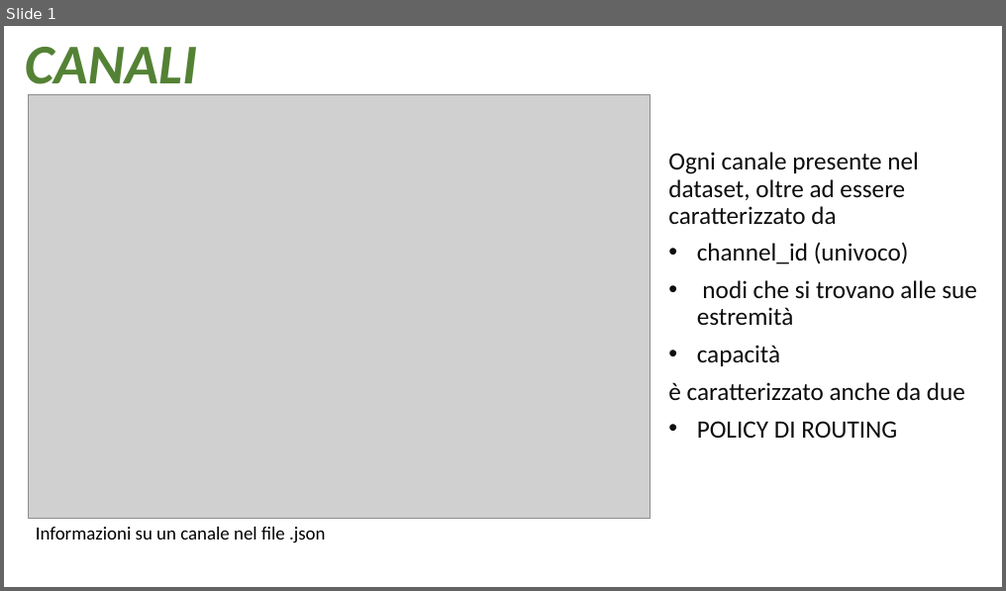
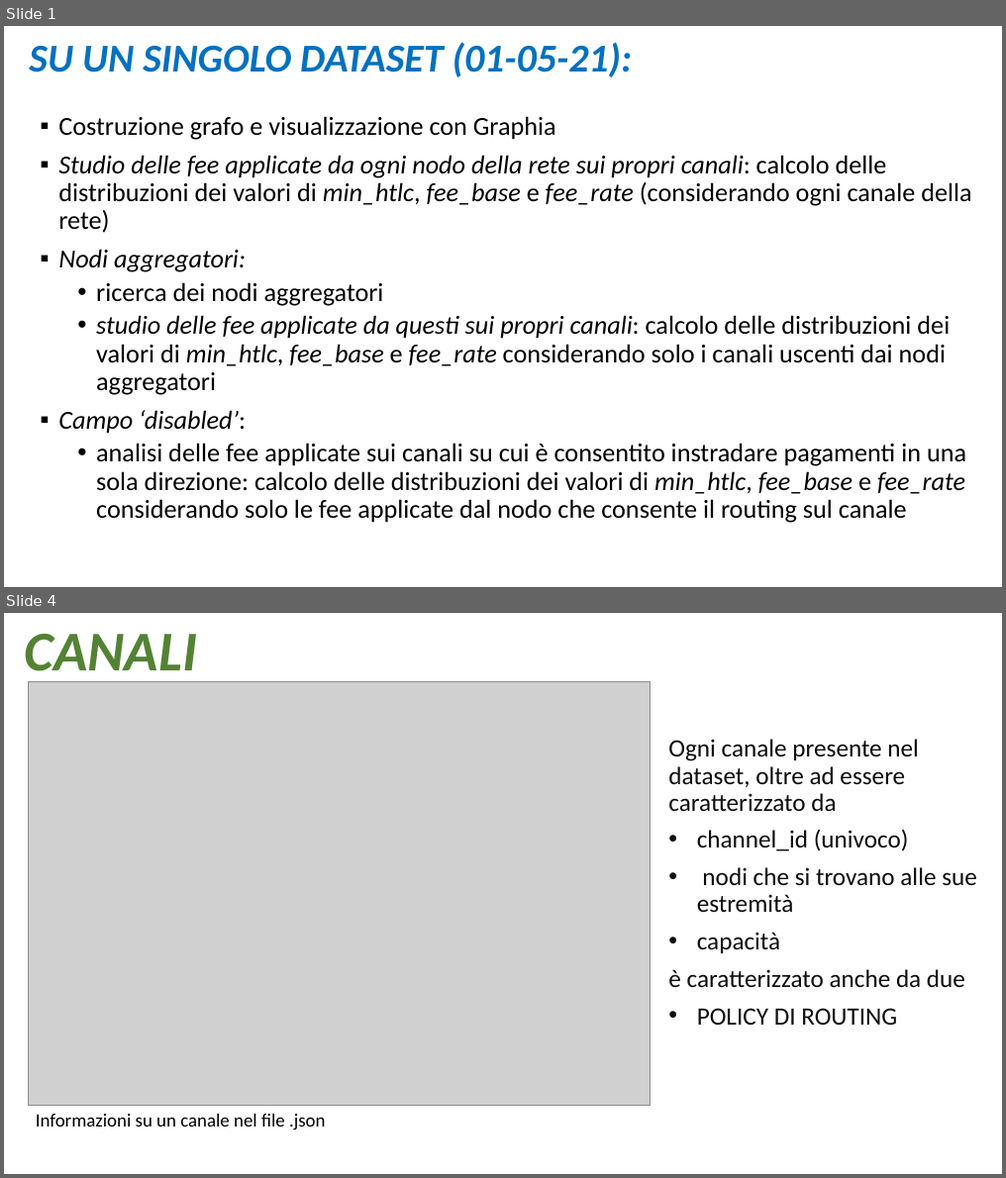
Before and after one commit to robertazucca/Tesi_Roberta, a slide deck: LN.pptx. Shown one above the other, each under a label of ours: slide 1 before the commit, slides 1 and 4 after it; the slides between them are not shown. The pictures are 1006x591 and 1006x1178 pixels, drawn with LibreOffice and Linux fonts; fonts in the diff are those of the drawing; grey boxes stand for pictures. Boxes give left, top, right and bottom in pixels: in the first picture for what was removed or moved away, otherwise in the second. Text is boxed around its words. In the diff, an @@ line names an element or a change of style, - is before the commit and + after.

```diff
--- a/LN.pptx
+++ b/LN.pptx
@@ slide 1 added at (x1=4, y1=26, x2=1002, y2=587), background #FFFFFF @@
@@ title added at (x1=29, y1=42, x2=632, y2=77), 38 pt, text #0070C0, bold, italic @@
+SU UN SINGOLO DATASET (01-05-21):
@@ text added at (x1=58, y1=116, x2=971, y2=523), 25 pt, text #000000 @@
+▪ Costruzione grafo e visualizzazione con Graphia
+▪ Studio delle fee applicate da ogni nodo della rete sui propri canali: calcolo delle distribuzioni dei valori di min_htlc, fee_base e fee_rate (considerando ogni canale della rete)
+▪ Nodi aggregatori:
+  • ricerca dei nodi aggregatori
+  • studio delle fee applicate da questi sui propri canali: calcolo delle distribuzioni dei valori di min_htlc, fee_base e fee_rate considerando solo i canali uscenti dai nodi aggregatori
+▪ Campo ‘disabled’:
+  • analisi delle fee applicate sui canali su cui è consentito instradare pagamenti in una sola direzione: calcolo delle distribuzioni dei valori di min_htlc, fee_base e fee_rate considerando solo le fee applicate dal nodo che consente il routing sul canale
@@ what was slide 1 is now slide 4 @@
```
Also in this commit, not shown: 1 slide changed, 4 other slides added, 2 other files.
